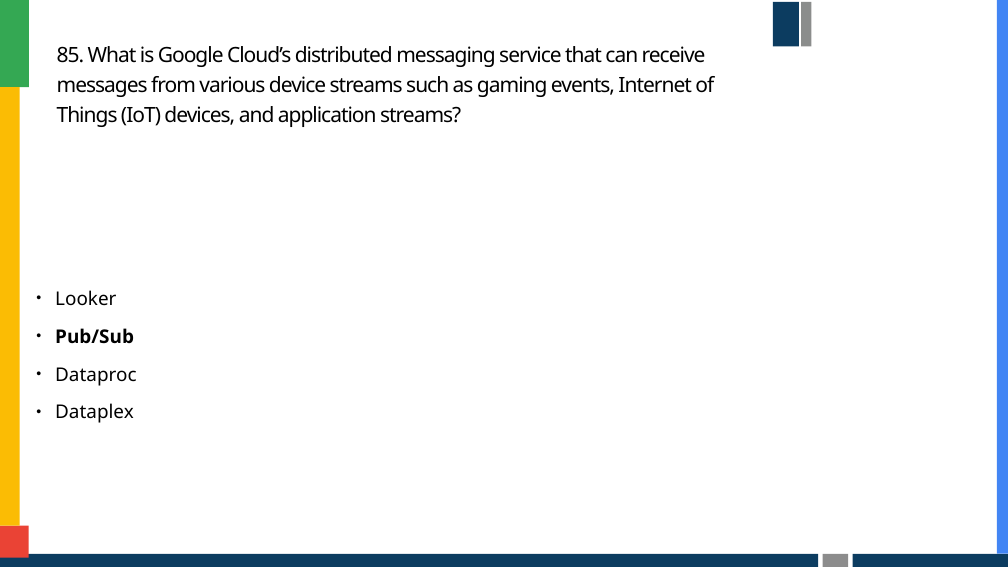
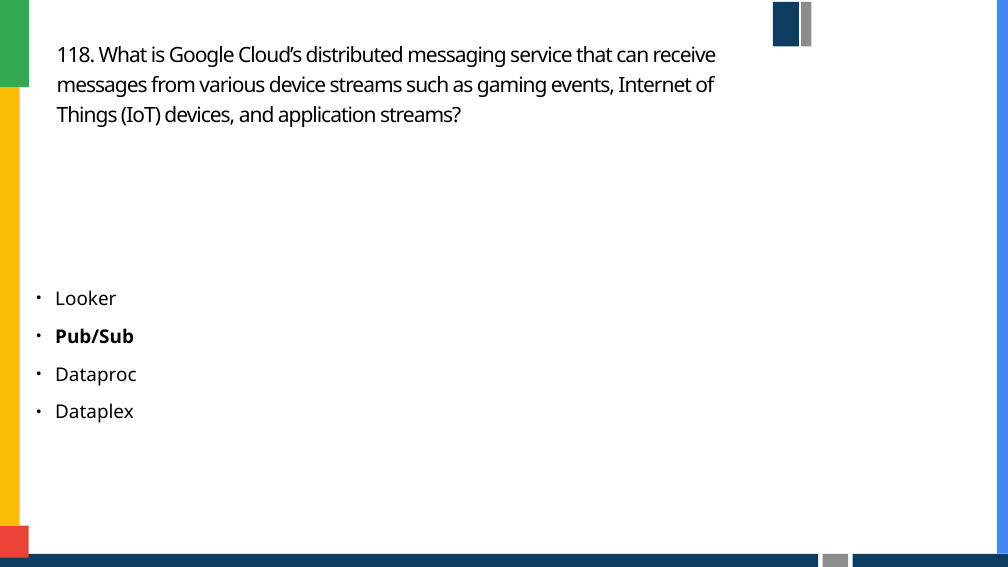
Before and after one commit to foreswearer/quiz, a slide deck: slide 249 of question_pptx/Cloud Digital Leader - Practice questions.pptx (slide 186 before the commit). Drawn at 1008x567 pixels with LibreOffice and Linux fonts; fonts in the diff are those of the drawing; background and template pictures are left out. Boxes give left, top, right and bottom in pixels: in the first picture for what was removed or moved away, otherwise in the second. Text is boxed around its words. In the diff, an @@ line names an element or a change of style, - is before the commit and + after.

```diff
--- a/question_pptx/Cloud Digital Leader - Practice questions.pptx
+++ b/question_pptx/Cloud Digital Leader - Practice questions.pptx
@@ title at box(57, 46, 717, 127): text changed @@
-85. What is Google Cloud’s distributed messaging service that can receive messages from various device streams such as gaming events, Internet of Things (IoT) devices, and application streams?
+118. What is Google Cloud’s distributed messaging service that can receive messages from various device streams such as gaming events, Internet of Things (IoT) devices, and application streams?
```
Also in this commit, not shown: 4 other slides changed, 1 slide added, 1 other file.
